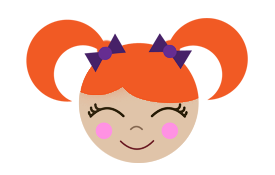
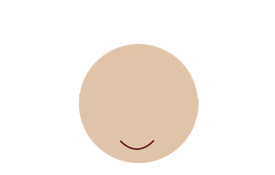
Layers edited between the first and the second 275px x 175px image:
hid "Layer 7" over [84, 33, 193, 73]
hid "Layer 2" over [26, 18, 248, 108]
hid "Layer 3" over [87, 103, 188, 118]
hid "Layer 4" over [95, 122, 179, 140]
hid "Layer 5" over [129, 125, 143, 131]
